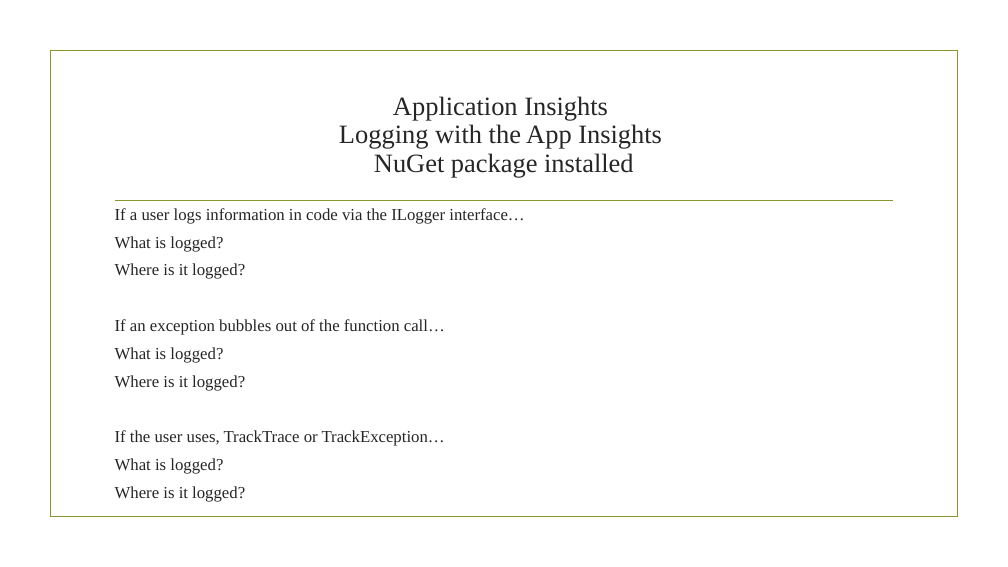
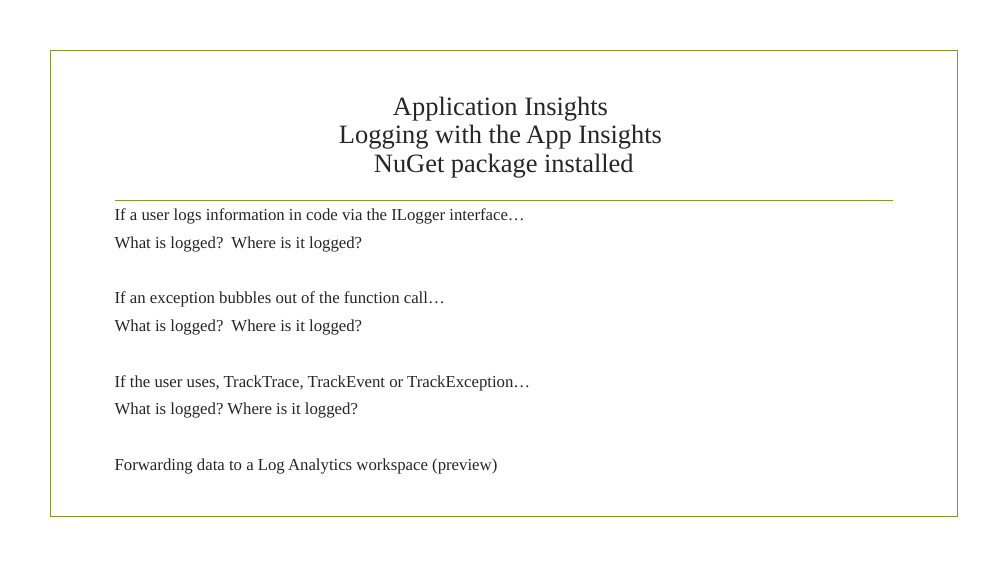
Before and after one commit to madcodemonkey/Azure.Monitor, a slide deck: slide 3 of AppInsights and Log Analytics.pptx (slide 4 before the commit). Drawn at 1008x567 pixels with LibreOffice and Linux fonts; fonts in the diff are those of the drawing; background and template pictures are left out. Boxes give left, top, right and bottom in pixels: in the first picture for what was removed or moved away, otherwise in the second. Text is boxed around its words. In the diff, an @@ line names an element or a change of style, - is before the commit and + after.

```diff
--- a/AppInsights and Log Analytics.pptx
+++ b/AppInsights and Log Analytics.pptx
@@ text at [115,236,362,252]: text changed @@
-What is logged?
-Where is it logged?
+What is logged? Where is it logged?
@@ text at [115,319,530,474]: text changed @@
-What is logged?
-Where is it logged?
-If the user uses, TrackTrace or TrackException…
-What is logged?
-Where is it logged?
+What is logged? Where is it logged?
+If the user uses, TrackTrace, TrackEvent or TrackException…
+What is logged? Where is it logged?
+Forwarding data to a Log Analytics workspace (preview)
```
Also in this commit, not shown: 1 other slide changed, 1 slide removed, 20 other files.
